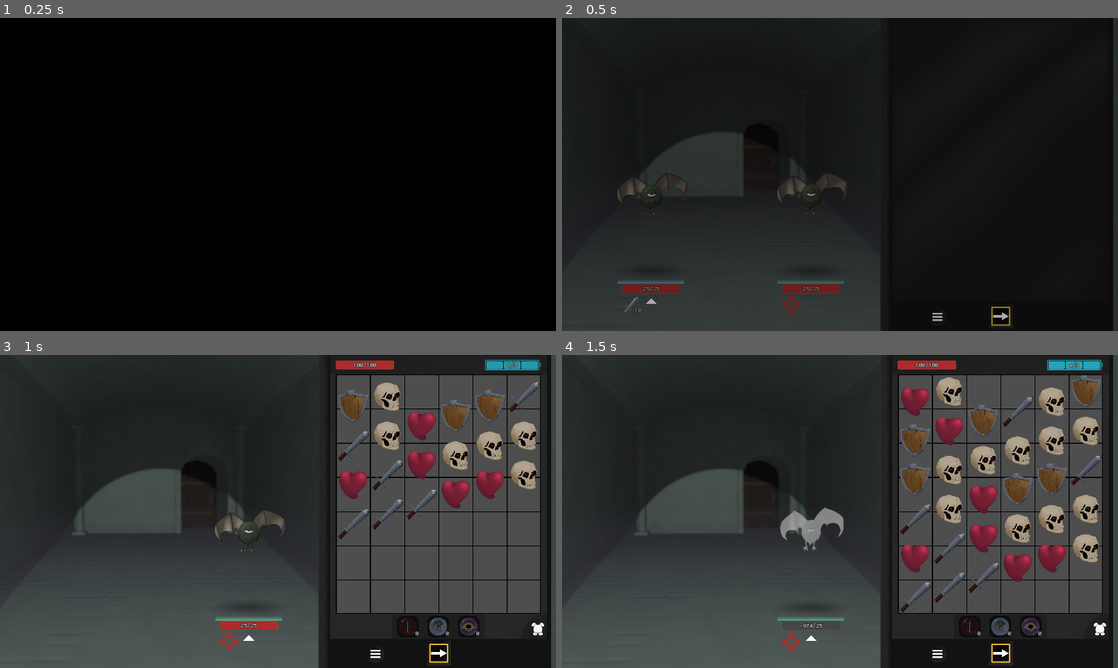
Above: before the commit, frames 1-4 (two rows, left to right).
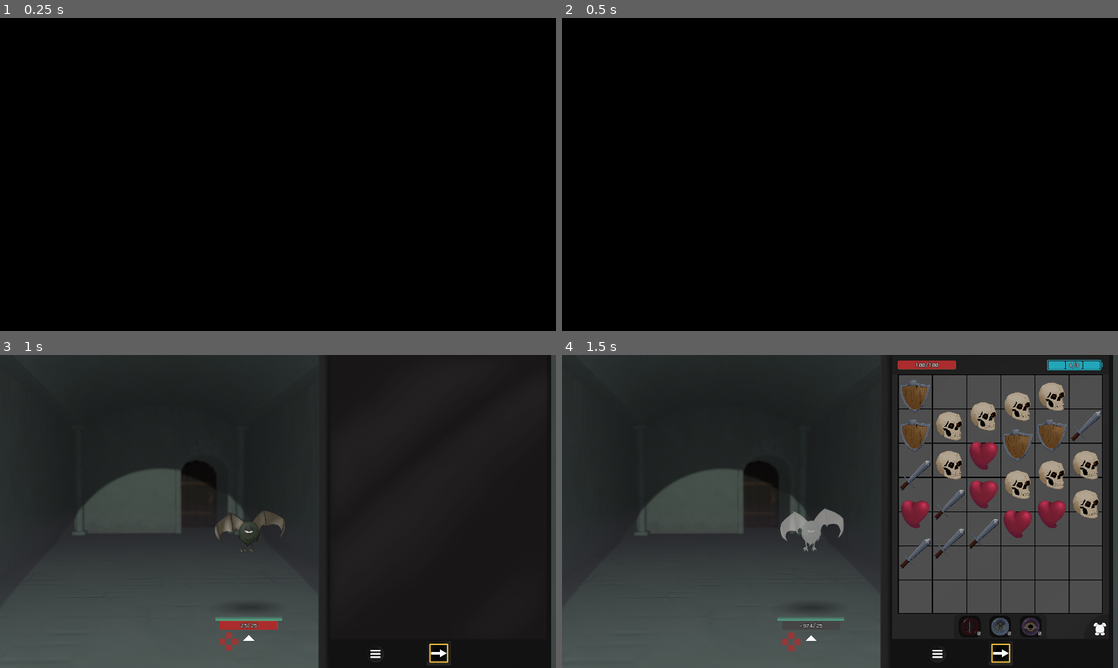
Above: after the commit, the same moments.

Repository: WcOnR/your-mom-is-the-dungeon-lord
Game: Godot game, scene res://game_objects/rooms/world.tscn
The game is run twice, just before and just after one commit, with the same random seed, the same clock (stepped at 60 frames per second) and the same inputs. The engine's default icon, where the game draws it, is replaced by a stand-in: a white triangle on a blue panel in a dark square.
Inputs (mouse positions are in pixels of both pictures, inside the frame that each line leads up to):
- Up to frame 1 (0.25 s): no input
- Up to frame 2 (0.5 s): no input
- Up to frame 3 (1 s): move the mouse to (400, 495) at 0.52 s; press the mouse at (400, 495) at 0.53 s; hold W from 0.53 s (still down)
- Up to frame 4 (1.5 s): move the mouse to (728, 527) at 1.27 s; release W at 1.28 s; release the mouse at (728, 527) at 1.28 s; click (728, 527) at 1.35 s

Frame 1 is identical in both runs. In frame 2, 42% of the frame differs, in the area x 0-100%, y 0-100%; in frame 3, 28%; in frame 4, 10%.

Commit message:
Hide lag on room start

Diff:
--- a/game_objects/game_mode/battle_game_mode/battle_ui_state_controller.gd
+++ b/game_objects/game_mode/battle_game_mode/battle_ui_state_controller.gd
@@ -20,6 +20,7 @@
 	_game_mode.turn_changed.connect(_update_home_btn)
 	_game_mode.reward_granted.connect(_on_reward_granted)
 	_phone.get_home_btn().pressed.connect(_on_home_btn_pressed)
+	_update_home_btn()
 
 
 func _show_statistics() -> void:
--- a/game_objects/rooms/world.tscn
+++ b/game_objects/rooms/world.tscn
@@ -95,6 +95,7 @@
 main_theme = SubResource("Resource_eg6fp")
 
 [node name="Polygon2D" type="Polygon2D" parent="."]
+visible = false
 z_index = -200
 color = Color(0, 0, 0, 1)
 polygon = PackedVector2Array(0, 0, 1920, 0, 1920, 1080, 0, 1080)
@@ -104,7 +105,6 @@
 
 [node name="SceneFade" type="ColorRect" parent="CanvasLayer"]
 unique_name_in_owner = true
-modulate = Color(1, 1, 1, 0)
 anchors_preset = 15
 anchor_right = 1.0
 anchor_bottom = 1.0
--- a/game_systems/scene_loader.gd
+++ b/game_systems/scene_loader.gd
@@ -34,6 +34,7 @@
 		_room = null
 	var scene := _final_scene.instantiate()
 	_world.add_child(scene)
+	await scene.get_tree().create_timer(0.3).timeout
 	await _world.fade_out()
 
 
@@ -53,5 +54,6 @@
 	var room_preset := _preset.rooms.pop_front() as RoomPreset
 	_room = room_preset.scene.instantiate()
 	_world.add_child(_room)
+	await _room.get_tree().create_timer(0.3).timeout
 	room_preset.on_room_init(_room)
 	await _world.fade_out()
--- a/ui/phone/home_btn/home_btn.gd
+++ b/ui/phone/home_btn/home_btn.gd
@@ -9,6 +9,10 @@
 
 var _state : State = State.NORMAL
 var _is_active : bool = true
+
+
+func _ready() -> void:
+	%RingTexture.modulate = normal_color
 
 
 func set_icon(i : int) -> void:
--- a/ui/phone/phone.gd
+++ b/ui/phone/phone.gd
@@ -37,6 +37,7 @@
 		position = position + Vector2(800, 1200)
 	else:
 		position = position + Vector2(50, 400)
+		await get_tree().create_timer(0.5).timeout
 		start_show_anim()
 	GameInputManagerSystem.on_click_start.connect(_on_click_action)
 
